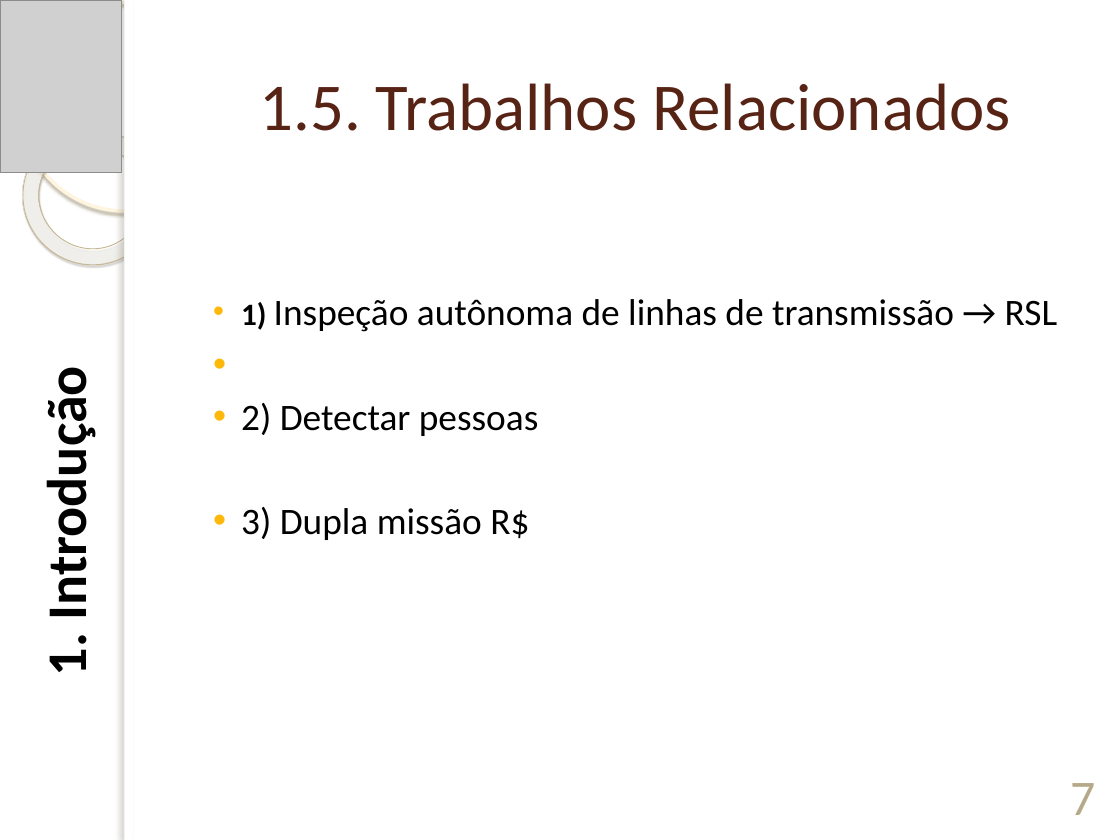
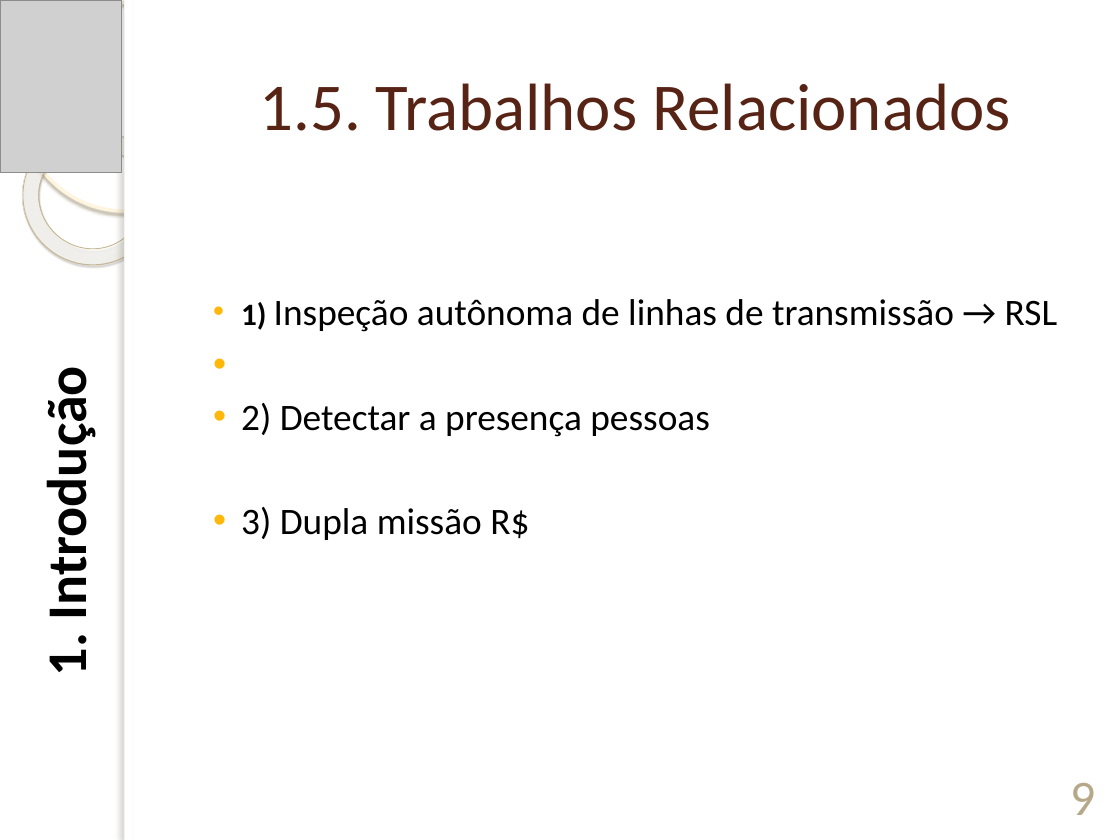
Before and after one commit to wanderok/Doutorado, a slide deck: slide 9 of 28-EXAME_DE_QUALIFICACAO/01-DefesaExameQualificacao/ExameDeQualificacao-WanderMMartins.pptx (slide 7 before the commit). Drawn at 1120x840 pixels with LibreOffice and Linux fonts; fonts in the diff are those of the drawing; grey boxes stand for pictures; background and template pictures are left out. Boxes give left, top, right and bottom in pixels: in the first picture for what was removed or moved away, otherwise in the second. Text is boxed around its words. In the diff, an @@ line names an element or a change of style, - is before the commit and + after.

```diff
--- a/28-EXAME_DE_QUALIFICACAO/01-DefesaExameQualificacao/ExameDeQualificacao-WanderMMartins.pptx
+++ b/28-EXAME_DE_QUALIFICACAO/01-DefesaExameQualificacao/ExameDeQualificacao-WanderMMartins.pptx
@@ text at (x1=241, y1=403, x2=710, y2=437): text changed @@
-    • 2) Detectar pessoas
+    • 2) Detectar a presença pessoas
@@ page number at (x1=1070, y1=783, x2=1095, y2=815): text changed @@
-7
+9
```
Also in this commit, not shown: 7 other slides changed, 2 slides added, 2 other files.
